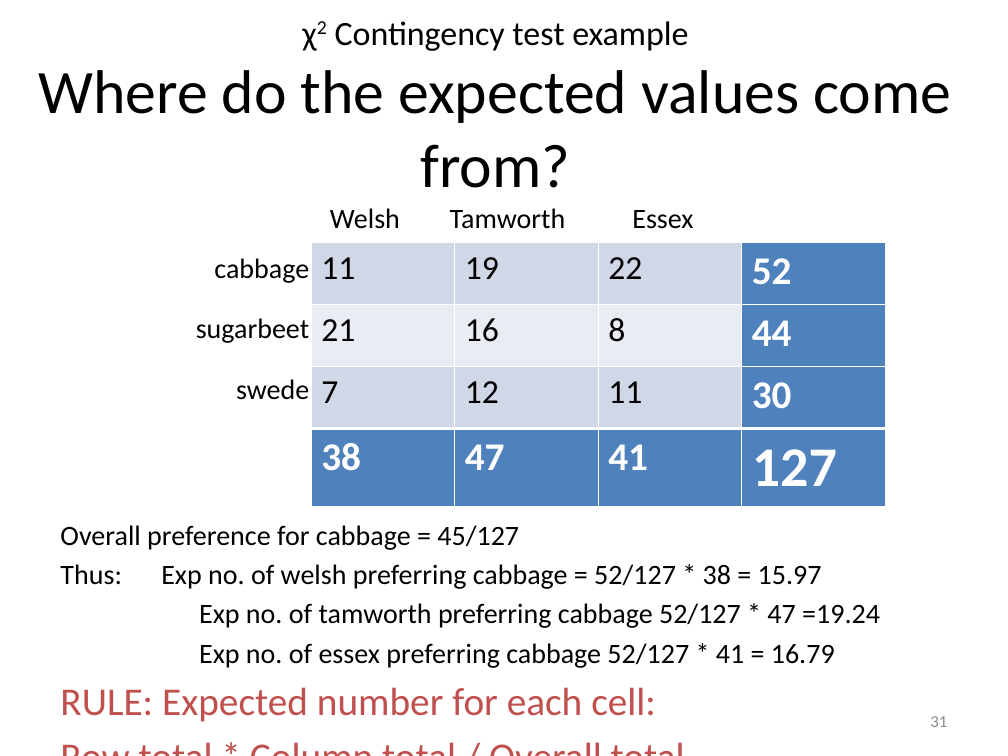
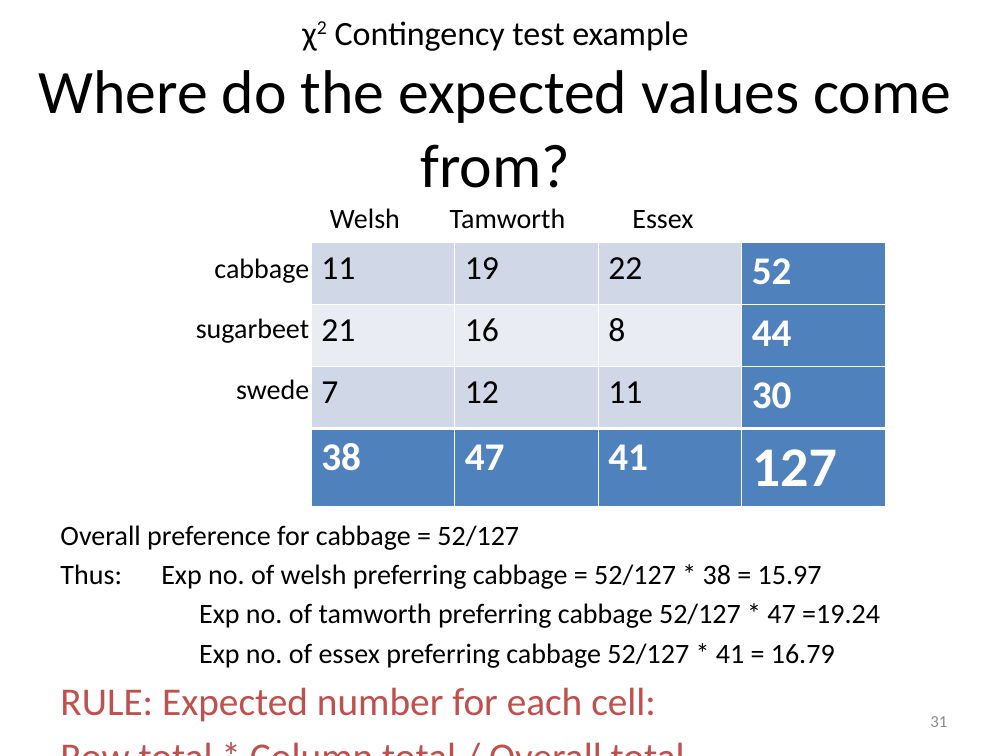
Before and after one commit to 3mmaRand/BIO00017C-Data-Analysis-in-R-2020, a slide deck: slide 31 of slides/09-chi-squared.pptx. Drawn at 1008x756 pixels with LibreOffice and Linux fonts; fonts in the diff are those of the drawing. Boxes give left, top, right and bottom in pixels: in the first picture for what was removed or moved away, otherwise in the second. Text is boxed around its words. In the diff, an @@ line names an element or a change of style, - is before the commit and + after.

```diff
--- a/slides/09-chi-squared.pptx
+++ b/slides/09-chi-squared.pptx
@@ text at [60, 525, 519, 550]: text changed @@
-Overall preference for cabbage = 45/127
+Overall preference for cabbage = 52/127
```
Also in this commit, not shown: 8 other slides changed, 5 other files.
